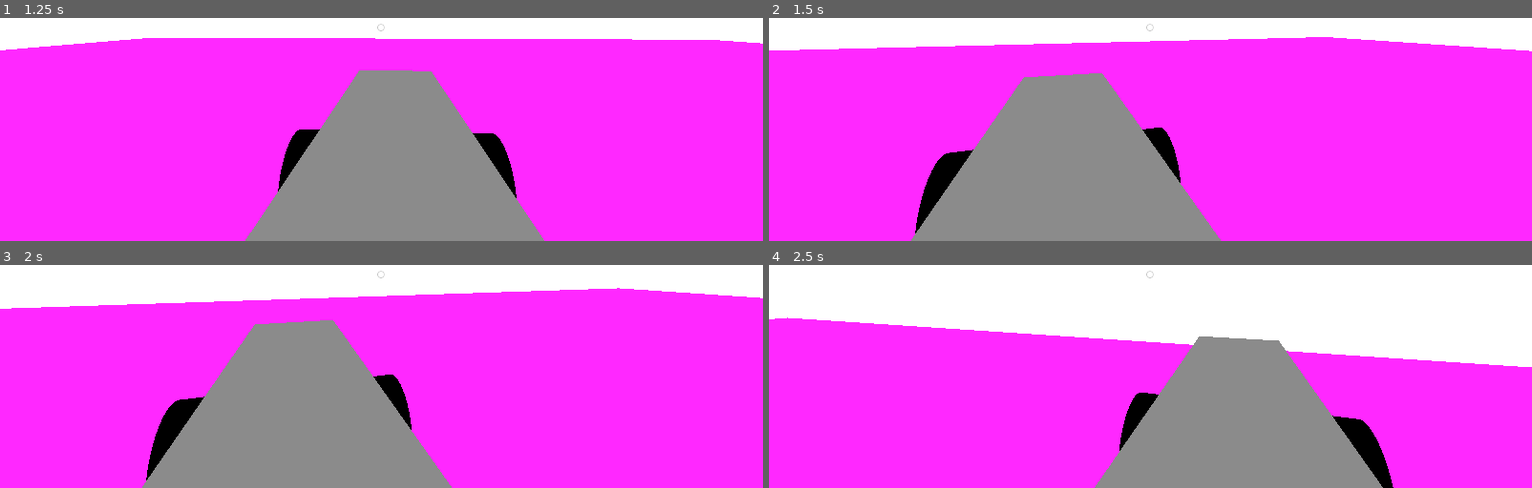
Above: before the commit, frames 1-4 (two rows, left to right).
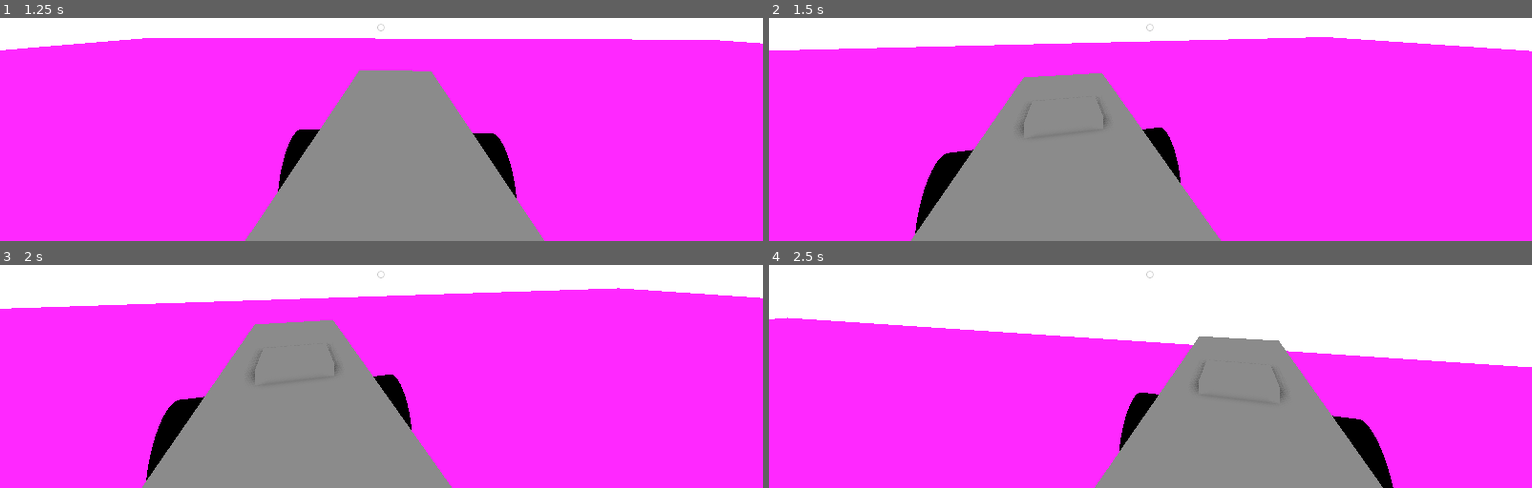
Above: after the commit, the same moments.

Repository: dmytrokadar/supermarket-exaduration
Game: Godot game, scene res://Scenes/supermarket.tscn
Same seed, same stepped clock (60 frames per second), same inputs: the game is played once before the commit and once after it.
Inputs (mouse positions are in pixels of both pictures, inside the frame that each line leads up to):
- Up to frame 1 (1.25 s): move the mouse to (373, 33) at 0.52 s; hold W (forward) from 0.53 s (still down); tap E (interact) at 0.6 s
- Up to frame 2 (1.5 s): keep holding W (forward); tap Enter at 1.25 s; move the mouse to (1203, 31) at 1.27 s; tap G (spawn_product) at 1.35 s
- Up to frame 3 (2 s): keep holding W (forward)
- Up to frame 4 (2.5 s): keep holding W (forward); move the mouse to (1089, 269) at 2.02 s; tap Ctrl (unattach_cursor) at 2.1 s

Frame 1 is identical in both runs. In frame 2, less than 0.1% of the frame differs, in the area x 32-45%, y 38-53%; in frame 3, less than 0.1%; in frame 4, less than 0.1%, in the area x 55-68%, y 44-61%.

Commit message:
added products sway

Diff:
--- a/Assets/player.tscn
+++ b/Assets/player.tscn
@@ -1,6 +1,7 @@
 [gd_scene format=3 uid="uid://c5ilpw40yvyvw"]
 
 [ext_resource type="Script" uid="uid://h5on7k2877n3" path="res://Scripts/player.gd" id="1_tpd1a"]
+[ext_resource type="PackedScene" uid="uid://dnhsgc86bnwoa" path="res://Scenes/product_stack.tscn" id="2_chitn"]
 
 [sub_resource type="BoxMesh" id="BoxMesh_tpd1a"]
 
@@ -88,7 +89,9 @@
 transform = Transform3D(1, 0, 0, 0, 1, 0, 0, 0, 1, 0, 1.7, 2.13)
 current = true
 
-[node name="InteractRay" type="RayCast3D" parent="Head"]
+[node name="InteractRay" type="RayCast3D" parent="Head" unique_id=1109198801]
 target_position = Vector3(0, 0, -7)
 collision_mask = 2
-enabled = true
+
+[node name="ProductStack" parent="." unique_id=132370568 instance=ExtResource("2_chitn")]
+transform = Transform3D(1, 0, 0, 0, 1, 0, 0, 0, 1, 0, 1, 0)
--- a/Scenes/product_stack.gd
+++ b/Scenes/product_stack.gd
@@ -1,6 +1,13 @@
 extends Node3D
 
+@export var UNSTABLE_PRODUCT_COUNT = 20
+
 @export var product_on_cart_prefab: PackedScene
+#@export var max_tilt_degrees := 20.0
+@export var tilt_curve: Curve
+#@export var max_amplitude = .01
+@export var phase_shift = 0.1
+@export var speed = .002
 
 var product_list: Array[Node]
 
@@ -14,8 +21,24 @@
 	if Input.is_action_just_pressed("spawn_product"):
 		spawn_product(product_on_cart_prefab)
 
-func slide_stack():
-	pass
+	slide_stack(Time.get_ticks_msec())
+
+
+func slide_stack(time):
+	var max_amplitude = lerp(0.0, 1.0, clampf(float(product_list.size())/UNSTABLE_PRODUCT_COUNT, 0.0, 1.0))
+
+	for obj in product_list:
+		var heightFactor = float(product_list.find(obj)) / product_list.size()
+		var currentAmplitude = max_amplitude * heightFactor
+
+		var swayOffset = sin(time * speed - product_list.find(obj) * phase_shift)
+
+		obj.position.x = currentAmplitude * swayOffset
+
+		var swayOffsetz = cos(time * speed - product_list.find(obj) * phase_shift)
+		obj.position.z = currentAmplitude * swayOffsetz
+		#print(heightFactor)
+
 
 func spawn_product(prefab):
 	var inst = prefab.instantiate()
--- a/Scenes/supermarket.tscn
+++ b/Scenes/supermarket.tscn
@@ -2,7 +2,6 @@
 
 [ext_resource type="PackedScene" uid="uid://c5ilpw40yvyvw" path="res://Assets/player.tscn" id="1_lhf1g"]
 [ext_resource type="Environment" uid="uid://c2r1ycyyotq0r" path="res://Assets/new_environment.tres" id="2_ubsb6"]
-[ext_resource type="PackedScene" uid="uid://dnhsgc86bnwoa" path="res://Scenes/product_stack.tscn" id="3_p5xn0"]
 [ext_resource type="PackedScene" uid="uid://dtm4nq0e1vt2l" path="res://Scenes/product_on_cart.tscn" id="4_vjlop"]
 
 [sub_resource type="StandardMaterial3D" id="StandardMaterial3D_v4j6i"]
@@ -22,8 +21,5 @@
 [node name="WorldEnvironment" type="WorldEnvironment" parent="." unique_id=1235400722]
 environment = ExtResource("2_ubsb6")
 
-[node name="ProductStack" parent="." unique_id=132370568 instance=ExtResource("3_p5xn0")]
-transform = Transform3D(1, 0, 0, 0, 1, 0, 0, 0, 1, 1.9239886, 6.1095753, 0)
-
 [node name="ProductOnCart" parent="." unique_id=885242537 instance=ExtResource("4_vjlop")]
 transform = Transform3D(1, 0, 0, 0, 1, 0, 0, 0, 1, 0.2543335, 6.622233, 0.25482178)
